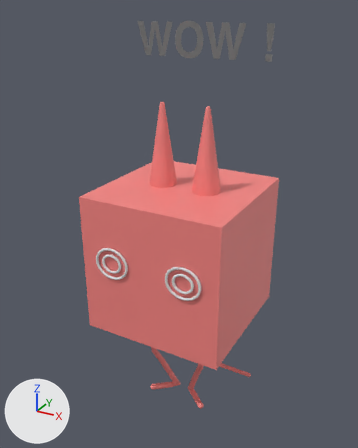
An edit to the glTF model public/models/RevisedV2/Surprised.gltf, drawn before and after from the same camera.
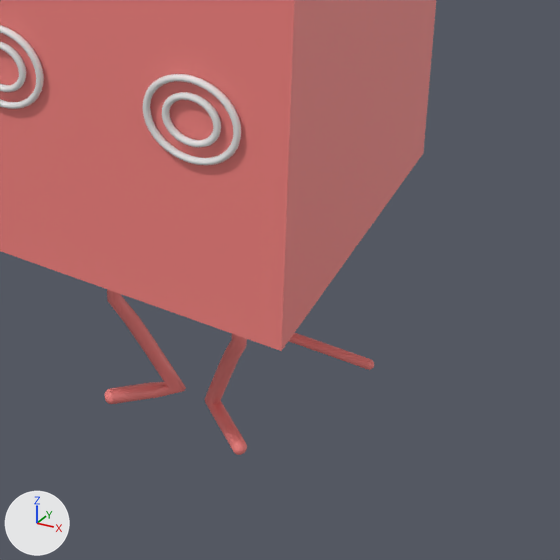
There are two pictures of each version: one whole from a camera (50 mm lens) standing at (325.0, -607.0, 482.0) and looking at (-12.0, 6.0, 175.0), one close up on the part from 31% to 89% of the width and 53% to 100% of the height. Arrows for +X, +Y and +Z are at lower left; the lights stay in place. Where no turn or scale is listed for an object, it has been applied to the vertices. Vertices at the same position are counted once.

Objects in the first close-up: 'Body.001', 'Capsule.001', 'Eyes', 'SurprisedLegs'.
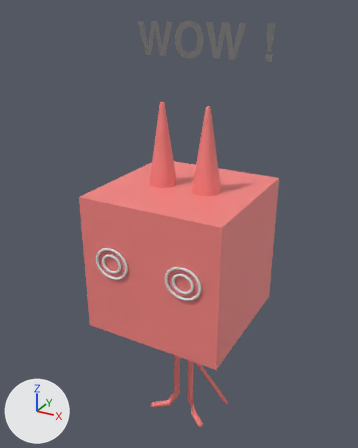
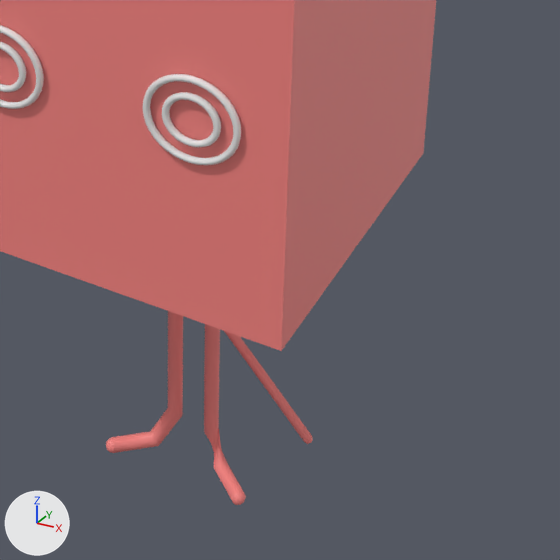
What the commit changed:
me_capsule is used by ob_capsule_001; location (0.0, 32.5, -68.4).
me_capsule had 386 vertices, 768 faces and spanned x -5.0..111.0, y -3.0..3.0, z -23.0..142.0.
me_capsule now has 386 vertices, 768 faces and spans x -3.0..72.0, y -3.0..3.0, z -100.0..142.0.
me_capsule part 1: 268 of 386 vertices moved; they spanned x -5.0..111.0, y -3.0..3.0, z -23.0..63.0 and now span x -3.0..72.0, y -3.0..3.0, z -100.0..64.0; mean shift (-16.0, 0.0, -30.0); largest move (111.0, 0.0, -19.0) -> (71.0, 0.0, -99.0).
me_surprisedlegs is used by ob_surprisedlegs; location (0.0, 0.0, 26.2).
me_surprisedlegs had 356 vertices, 704 faces and spanned x -51.0..52.0, y -32.0..6.0, z -164.0..9.0.
me_surprisedlegs now has 356 vertices, 704 faces and spans x -51.0..52.0, y -32.0..5.0, z -206.0..9.0.
me_surprisedlegs part 2: 353 of 356 vertices moved; they spanned x -51.0..52.0, y -32.0..6.0, z -164.0..9.0 and now span x -51.0..52.0, y -32.0..5.0, z -206.0..9.0; mean shift (0.0, 5.0, -20.0); largest move (48.0, -28.0, -60.0) -> (13.0, 4.0, -72.0).

What differs and where, as boxes (x1, y1, x2, y2) in the close-ups (560 x 560 px):
'SurprisedLegs', reshaped (17% taller): before (105, 289, 247, 455); after (106, 311, 246, 505)
'Capsule.001', reshaped: before (289, 333, 374, 370); after (224, 331, 313, 444)
